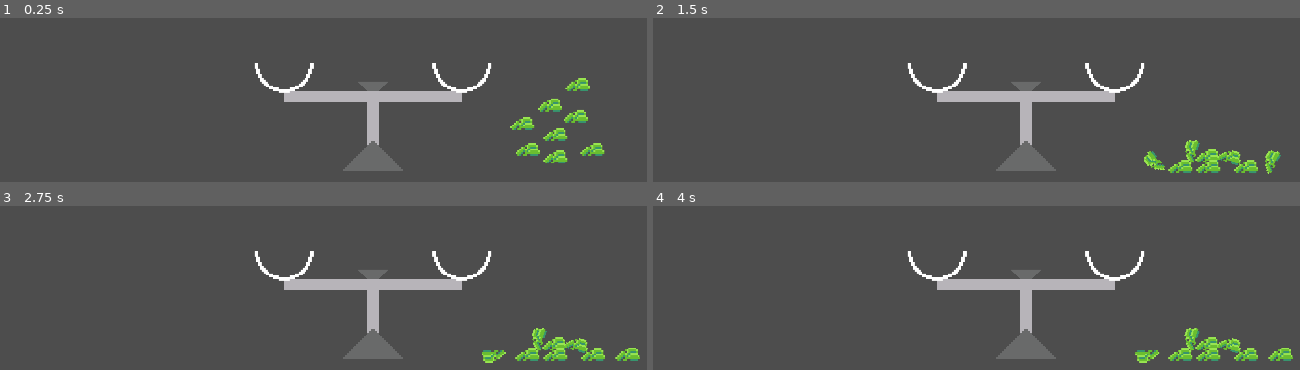
Above: before the commit, frames 1-4 (two rows, left to right).
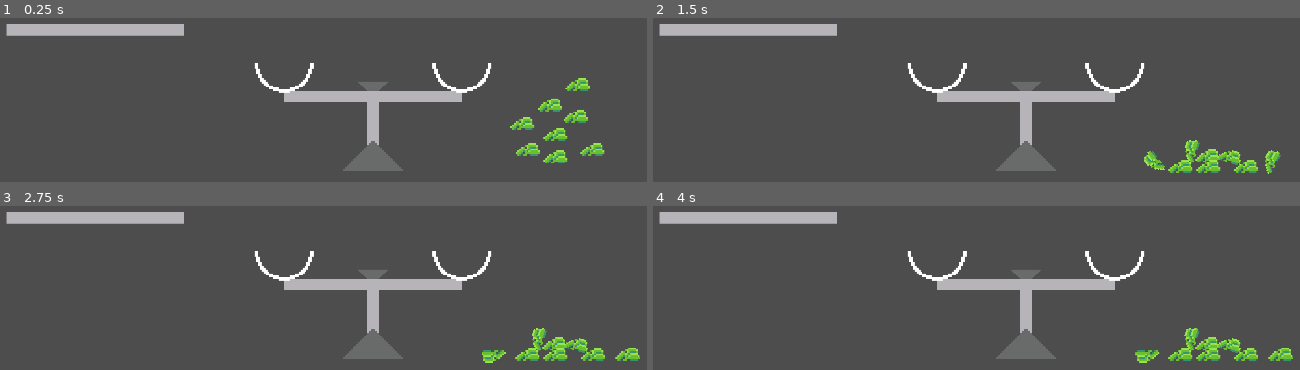
Above: after the commit, the same moments.

Repository: Cryatonic/alchem-incremental
Game: Godot game, scene res://scenes/minigames/measure_ingredients/meas_ingred_game.tscn
Two runs of this game, one before a commit and one after it. Both use one fixed random seed, a clock stepped at 60 frames per second and the inputs below. The project has no main scene, so this scene is started directly.
Inputs (mouse positions are in pixels of both pictures, inside the frame that each line leads up to):
- Up to frame 1 (0.25 s): no input
- Up to frame 2 (1.5 s): move the mouse to (1209, 157) at 0.52 s; press the mouse at (1209, 157) at 0.53 s; move the mouse to (1190, 150) at 1.27 s; release the mouse at (1190, 150) at 1.28 s; click (1190, 150) at 1.35 s
- Up to frame 3 (2.75 s): tap Enter at 2 s; move the mouse to (575, 345) at 2.02 s; press the mouse at (575, 345) at 2.03 s
- Up to frame 4 (4 s): tap R (restart) at 2.75, 3.5 s; move the mouse to (1144, 355) at 2.77 s; release the mouse at (1144, 355) at 2.78 s; click (1144, 355) at 2.85 s; move the mouse to (1248, 355) at 3.52 s; press the mouse at (1248, 355) at 3.53 s

The runs differ from the first frame. In frame 1, 2.0% of the frame differs, in the area x 0-29%, y 3-11%; in frame 2, 2.0%; in frame 3, 2.0%; in frame 4, 2.0%.

Commit message:
Adding Measure Weights
Created new "WeightedPhysicsObject" that Ingredients and MeasureWeights inherit from.

Diff:
--- a/scenes/minigames/measure_ingredients/meas_ingred_game.tscn
+++ b/scenes/minigames/measure_ingredients/meas_ingred_game.tscn
@@ -1,10 +1,14 @@
-[gd_scene load_steps=5 format=3 uid="uid://bvh5iw5urcwrv"]
+[gd_scene load_steps=7 format=3 uid="uid://bvh5iw5urcwrv"]
 
 [ext_resource type="PackedScene" uid="uid://ckklo13pgv070" path="res://scenes/minigames/measure_ingredients/scale.tscn" id="1_0jcg3"]
 [ext_resource type="Script" path="res://scripts/minigames/measure_ingredients/meas_ingred_game.gd" id="1_kdiws"]
 [ext_resource type="PackedScene" uid="uid://cw5gbchc2403s" path="res://scenes/minigames/measure_ingredients/ingredient.tscn" id="2_vk7ld"]
+[ext_resource type="Texture2D" uid="uid://ddg6qd3b3ca5r" path="res://assets/sprites/scale-components.png" id="4_bgeau"]
 
 [sub_resource type="WorldBoundaryShape2D" id="WorldBoundaryShape2D_wrctr"]
+
+[sub_resource type="RectangleShape2D" id="RectangleShape2D_sbyrn"]
+size = Vector2(6, 96)
 
 [node name="MeasIngredGame" type="Node2D"]
 script = ExtResource("1_kdiws")
@@ -50,3 +54,15 @@
 
 [node name="CollisionShape2D" type="CollisionShape2D" parent="RightWall"]
 shape = SubResource("WorldBoundaryShape2D_wrctr")
+
+[node name="Shelf" type="StaticBody2D" parent="."]
+position = Vector2(-150, -60)
+rotation = 1.5708
+
+[node name="Sprite2D" type="Sprite2D" parent="Shelf"]
+texture = ExtResource("4_bgeau")
+region_enabled = true
+region_rect = Rect2(32, 0, 32, 96)
+
+[node name="CollisionShape2D" type="CollisionShape2D" parent="Shelf"]
+shape = SubResource("RectangleShape2D_sbyrn")
--- /dev/null
+++ b/scenes/minigames/measure_ingredients/measure_weight.tscn
@@ -0,0 +1,10 @@
+[gd_scene load_steps=2 format=3 uid="uid://cq70wj6mg7c0d"]
+
+[sub_resource type="RectangleShape2D" id="RectangleShape2D_k3xhg"]
+
+[node name="MeasureWeight" type="RigidBody2D"]
+
+[node name="Sprite2D" type="Sprite2D" parent="."]
+
+[node name="CollisionShape2D" type="CollisionShape2D" parent="."]
+shape = SubResource("RectangleShape2D_k3xhg")
--- a/scripts/minigames/measure_ingredients/ingredient.gd
+++ b/scripts/minigames/measure_ingredients/ingredient.gd
@@ -1,76 +1,14 @@
-extends RigidBody2D
+extends WeightedPhysicsObject
 class_name Ingredient
 
 @onready var sprite_2d: Sprite2D = $Sprite2D
 
 @export var ingredient_val : int = 0
-var clickable : bool = false
-var moving : bool = false
-var pos_to_move : Vector2
-
-var tween : Tween
-
-var zero_velocity_flag : bool = false
 
 # Called when the node enters the scene tree for the first time.
 func _ready() -> void:
-	sprite_2d.region_rect.position.x = ingredient_val * sprite_2d.region_rect.size.x
-	mass = randi_range(1,3)
+	set_sprite(sprite_2d, ingredient_val)
+	set_mass(randi_range(1,3))
 
-func _physics_process(delta: float) -> void:
-	if moving && pos_to_move != global_position:
-		pos_to_move = get_global_mouse_position()
-		move_ingredient(pos_to_move, delta)
-	if zero_velocity_flag:
-		zero_velocity(delta, Vector2.ZERO)
-
-# Called every frame. 'delta' is the elapsed time since the previous frame.
-func _process(delta: float) -> void:
-	pass
-
-func _input(event: InputEvent) -> void:
-	if clickable && event.is_action_pressed("left_click"):
-		moving = true
-		set_deferred("gravity_scale", 0)
-	if event.is_action_released("left_click"):
-		moving = false
-		set_deferred("gravity_scale", 1)
-
-	if event.is_action_pressed("debug_info"):
-		zero_velocity_flag = true
-
-func reset_tween(make_new : bool = false) -> void:
-	if tween:
-		tween.kill()
-	if make_new:
-		tween = create_tween()
-
-func move_ingredient(pos : Vector2, delta : float = 1.0) -> void:
-	#reset_tween(true)
-	#tween.tween_property(self, "global_position", pos, 0.25).set_trans(Tween.TRANS_CUBIC).set_ease(Tween.EASE_OUT)
-	var vector_to_go : Vector2 = pos - global_position
-	var force : Vector2
-	zero_velocity(delta, vector_to_go)
-	force = (vector_to_go.normalized() * mass * 500) + zero_velocity(delta, vector_to_go)
-	apply_central_force(force)
-
-func zero_velocity(delta : float, vector_to_go : Vector2) -> Vector2:
-	var x_vel = linear_velocity.x
-	var y_vel = linear_velocity.y
-	var x_cancel_force : float = 0.0
-	var y_cancel_force : float = 0.0
-
-	if sign(x_vel) != sign(vector_to_go.x):
-		x_cancel_force = -x_vel * mass / delta
-	if sign(y_vel) != sign(vector_to_go.y):
-		y_cancel_force = -y_vel * mass / delta
-
-	zero_velocity_flag = false
-	return Vector2(x_cancel_force, y_cancel_force)
-
-
-func _on_mouse_entered() -> void:
-	clickable = true
-
-func _on_mouse_exited() -> void:
-	clickable = false
+func set_ingred_val(i : int):
+	ingredient_val = i
--- a/scripts/minigames/measure_ingredients/meas_ingred_game.gd
+++ b/scripts/minigames/measure_ingredients/meas_ingred_game.gd
@@ -6,6 +6,9 @@
 
 var l_cup_bodies : Array
 var r_cup_bodies : Array
+
+const FRAME_WAIT_TIME : int = 3
+var frames_waited : int = 0
 
 # Called when the node enters the scene tree for the first time.
 func _ready() -> void:
@@ -17,10 +20,13 @@
 	l_cup_bodies = scale_object.l_cup_detect_area.get_overlapping_bodies()
 	r_cup_bodies = scale_object.r_cup_detect_area.get_overlapping_bodies()
 
-	if l_cup_bodies.size() > 0:
-		scale_object.l_cup_held_bodies = determine_held_bodies(l_cup_bodies)
-	if r_cup_bodies.size() > 0:
-		scale_object.r_cup_held_bodies = determine_held_bodies(r_cup_bodies)
+	if l_cup_bodies.size() > 0 or r_cup_bodies.size() > 0:
+		if frames_waited < FRAME_WAIT_TIME:
+			frames_waited += 1
+		else:
+			scale_object.l_cup_held_bodies = determine_held_bodies(l_cup_bodies)
+			scale_object.r_cup_held_bodies = determine_held_bodies(r_cup_bodies)
+			frames_waited = 0
 
 func _input(event: InputEvent) -> void:
 	if event.is_action_pressed("debug_info"):
--- /dev/null
+++ b/scripts/minigames/measure_ingredients/weighted_physics_object.gd
@@ -0,0 +1,74 @@
+extends RigidBody2D
+class_name WeightedPhysicsObject
+
+var clickable : bool = false
+var moving : bool = false
+var pos_to_move : Vector2
+
+var tween : Tween
+
+var zero_velocity_flag : bool = false
+
+# Called when the node enters the scene tree for the first time.
+func _ready() -> void:
+	pass
+
+func _physics_process(delta: float) -> void:
+	if moving && pos_to_move != global_position:
+		pos_to_move = get_global_mouse_position()
+		move_ingredient(pos_to_move, delta)
+	if zero_velocity_flag:
+		zero_velocity(delta, Vector2.ZERO)
+
+# Called every frame. 'delta' is the elapsed time since the previous frame.
+func _process(delta: float) -> void:
+	pass
+
+func _input(event: InputEvent) -> void:
+	if clickable && event.is_action_pressed("left_click"):
+		moving = true
+		set_deferred("gravity_scale", 0)
+	if event.is_action_released("left_click"):
+		moving = false
+		set_deferred("gravity_scale", 1)
+
+	if event.is_action_pressed("debug_info"):
+		zero_velocity_flag = true
+
+func reset_tween(make_new : bool = false) -> void:
+	if tween:
+		tween.kill()
+	if make_new:
+		tween = create_tween()
+
+func move_ingredient(pos : Vector2, delta : float = 1.0) -> void:
+	#reset_tween(true)
+	#tween.tween_property(self, "global_position", pos, 0.25).set_trans(Tween.TRANS_CUBIC).set_ease(Tween.EASE_OUT)
+	var vector_to_go : Vector2 = pos - global_position
+	var force : Vector2
+	zero_velocity(delta, vector_to_go)
+	force = (vector_to_go.normalized() * mass * 500) + zero_velocity(delta, vector_to_go)
+	apply_central_force(force)
+
+func zero_velocity(delta : float, vector_to_go : Vector2) -> Vector2:
+	var x_vel = linear_velocity.x
+	var y_vel = linear_velocity.y
+	var x_cancel_force : float = 0.0
+	var y_cancel_force : float = 0.0
+
+	if sign(x_vel) != sign(vector_to_go.x):
+		x_cancel_force = -x_vel * mass / delta
+	if sign(y_vel) != sign(vector_to_go.y):
+		y_cancel_force = -y_vel * mass / delta
+
+	zero_velocity_flag = false
+	return Vector2(x_cancel_force, y_cancel_force)
+
+func set_sprite(sprite : Sprite2D, shift : int):
+	sprite.region_rect.position.x = shift * sprite.region_rect.size.x
+
+func _on_mouse_entered() -> void:
+	clickable = true
+
+func _on_mouse_exited() -> void:
+	clickable = false
Not shown: 2 places in scenes/minigames/measure_ingredients/ingredient.tscn that only renumber resources
